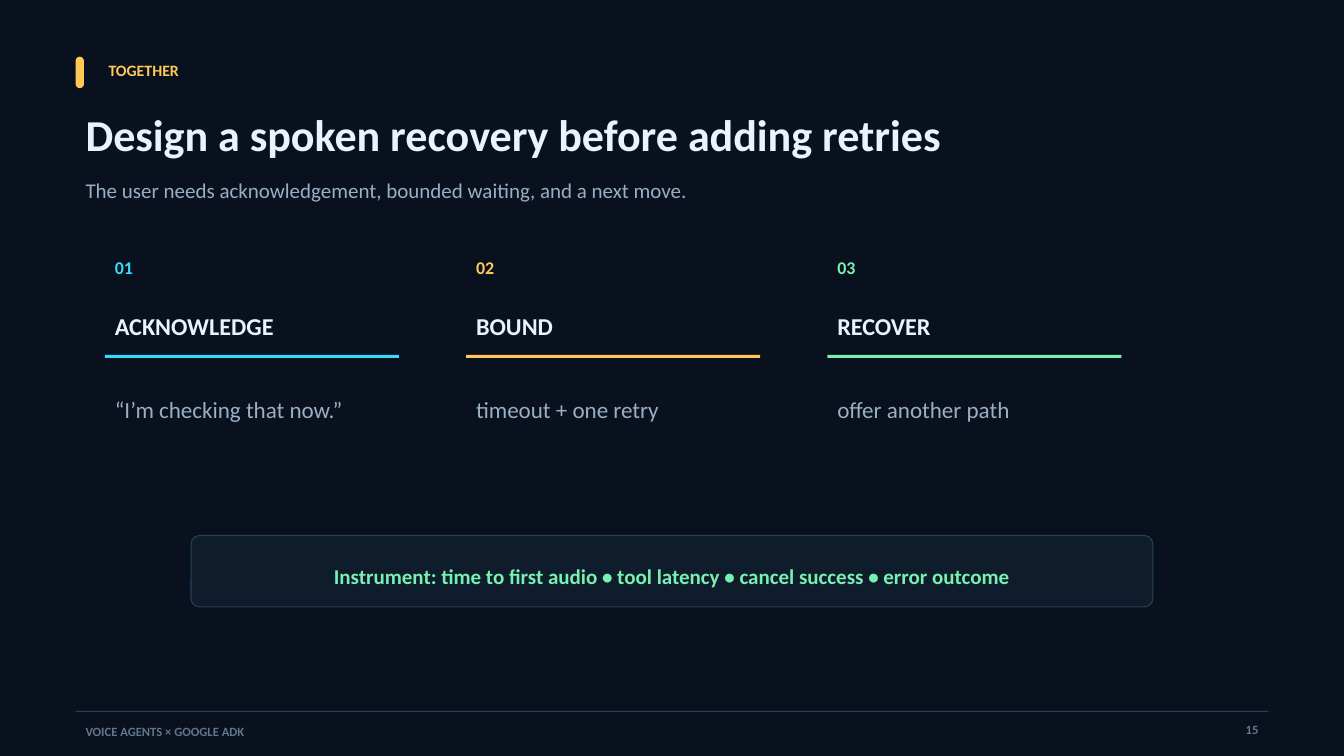
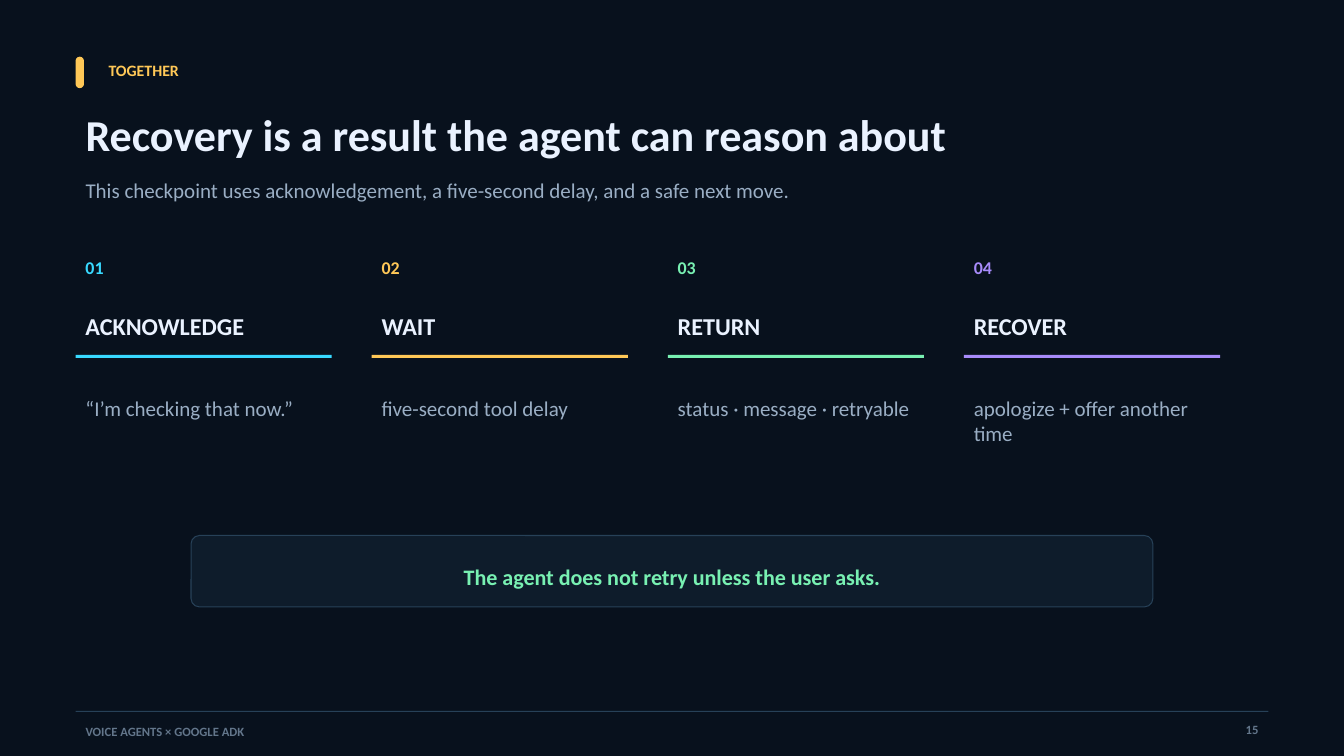
Before and after one commit to aswincsekar/adk-voice-workshop, a slide deck: slide 15 of slides/google-adk-voice-agents-workshop.pptx. Drawn at 1344x756 pixels with LibreOffice and Linux fonts; fonts in the diff are those of the drawing. Boxes give left, top, right and bottom in pixels: in the first picture for what was removed or moved away, otherwise in the second. Text is boxed around its words. In the diff, an @@ line names an element or a change of style, - is before the commit and + after.

Commit message:
Align slides with workshop implementation

```diff
--- a/slides/google-adk-voice-agents-workshop.pptx
+++ b/slides/google-adk-voice-agents-workshop.pptx
@@ text at (86, 120, 946, 159): text changed @@
-Design a spoken recovery before adding retries
+Recovery is a result the agent can reason about
@@ text at (86, 183, 789, 202): text changed @@
-The user needs acknowledgement, bounded waiting, and a next move.
+This checkpoint uses acknowledgement, a five-second delay, and a safe next move.
@@ text "01": place and size @@
-text "01" at (115, 262, 133, 274)
+text "01" at (85, 262, 103, 274)
@@ text "02": place and size @@
-text "02" at (476, 262, 494, 274)
+text "02" at (382, 262, 400, 274)
@@ text "03": place and size @@
-text "03" at (837, 262, 855, 274)
+text "03" at (678, 262, 696, 274)
@@ text added at (974, 262, 992, 274), 12.8 pt, text #A78BFA, bold @@
+04
@@ text "ACKNOWLEDGE": place and size @@
-text "ACKNOWLEDGE" at (115, 319, 274, 335)
+text "ACKNOWLEDGE" at (85, 319, 244, 335)
@@ text added at (382, 319, 436, 335), 17.2 pt, text #EAF2FF, bold @@
+WAIT
@@ text removed at (476, 319, 553, 335) @@
-BOUND
@@ text added at (678, 319, 761, 335), 17.2 pt, text #EAF2FF, bold @@
+RETURN
@@ text "RECOVER": place and size @@
-text "RECOVER" at (837, 319, 930, 335)
+text "RECOVER" at (974, 319, 1067, 335)
@@ rectangle: place and size @@
-rectangle at (105, 355, 399, 358)
+rectangle at (76, 355, 332, 358)
@@ rectangle: place and size @@
-rectangle at (466, 355, 760, 358)
+rectangle at (372, 355, 628, 358)
@@ rectangle: place and size @@
-rectangle at (828, 355, 1122, 358)
+rectangle at (667, 355, 924, 358)
@@ rectangle added at (964, 355, 1220, 358), fill #A78BFA @@
@@ text "“I’m checking that now.”": place and size @@
-text "“I’m checking that now.”" at (115, 401, 343, 422)
+text "“I’m checking that now.”" at (85, 401, 293, 420)
@@ text "“I’m checking that now.”" at (85, 401, 293, 420): size 16.5 to 15 pt @@
@@ text added at (382, 401, 567, 420), 15 pt, text #9AAEC4 @@
+five-second tool delay
@@ text removed at (476, 402, 658, 422) @@
-timeout + one retry
@@ text added at (678, 401, 909, 420), 15 pt, text #9AAEC4 @@
+status · message · retryable
@@ text at (974, 401, 1188, 441): text changed; size 16.5 to 15 pt @@
-offer another path
+apologize + offer another time
@@ text at (464, 569, 880, 589): text changed; size 15 to 15.8 pt @@
-Instrument: time to first audio • tool latency • cancel success • error outcome
+The agent does not retry unless the user asks.
```
Also in this commit, not shown: 4 other slides changed.
